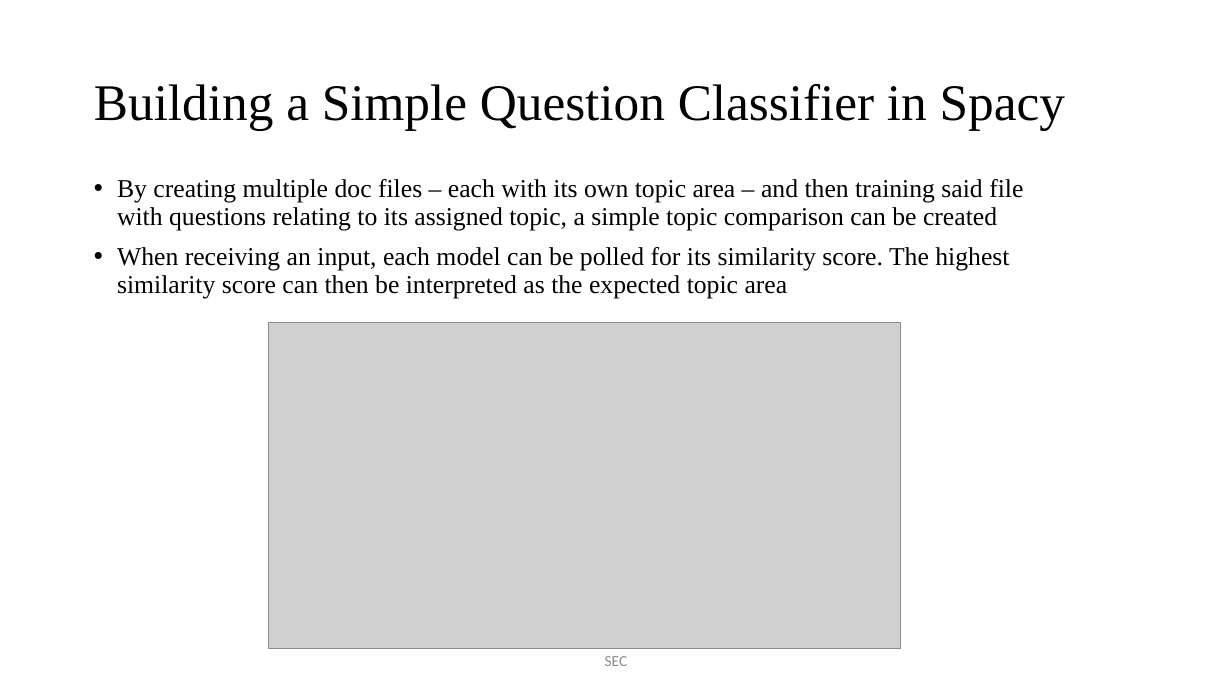
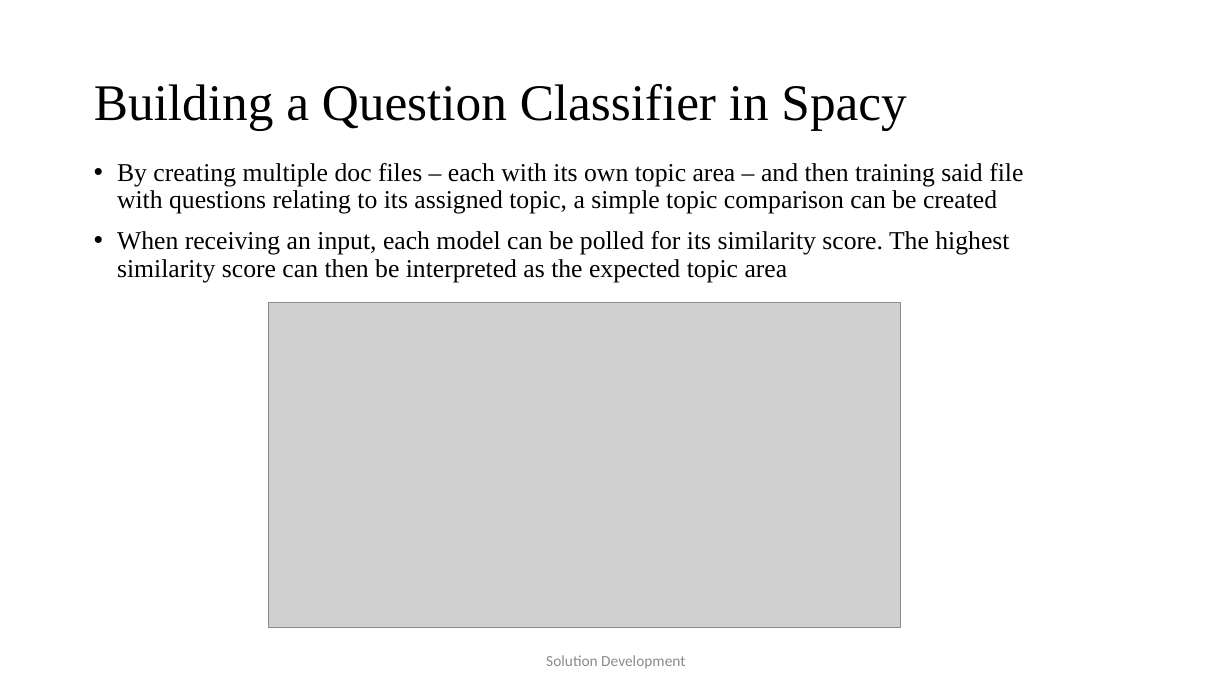
Before and after one commit to JaVonox/AIChatbot, a slide deck: slide 8 of Documentation/100505349.pptx (slide 7 before the commit). Drawn at 1232x693 pixels with LibreOffice and Linux fonts; fonts in the diff are those of the drawing; grey boxes stand for pictures. Boxes give left, top, right and bottom in pixels: in the first picture for what was removed or moved away, otherwise in the second. Text is boxed around its words. In the diff, an @@ line names an element or a change of style, - is before the commit and + after.

```diff
--- a/Documentation/100505349.pptx
+++ b/Documentation/100505349.pptx
@@ title at (x1=94, y1=84, x2=906, y2=131): text changed @@
-Building a Simple Question Classifier in Spacy
+Building a Question Classifier in Spacy
@@ text "By creating multiple doc files ..." moved from (x1=117, y1=179, x2=1023, y2=299) to (x1=117, y1=163, x2=1023, y2=282) @@
@@ picture moved from (x1=269, y1=323, x2=900, y2=648) to (x1=269, y1=302, x2=900, y2=628) @@
@@ text at (x1=546, y1=655, x2=685, y2=668): text changed @@
-SEC
+Solution Development
```
Also in this commit, not shown: 13 other slides changed, 3 slides added, 2 other files.
